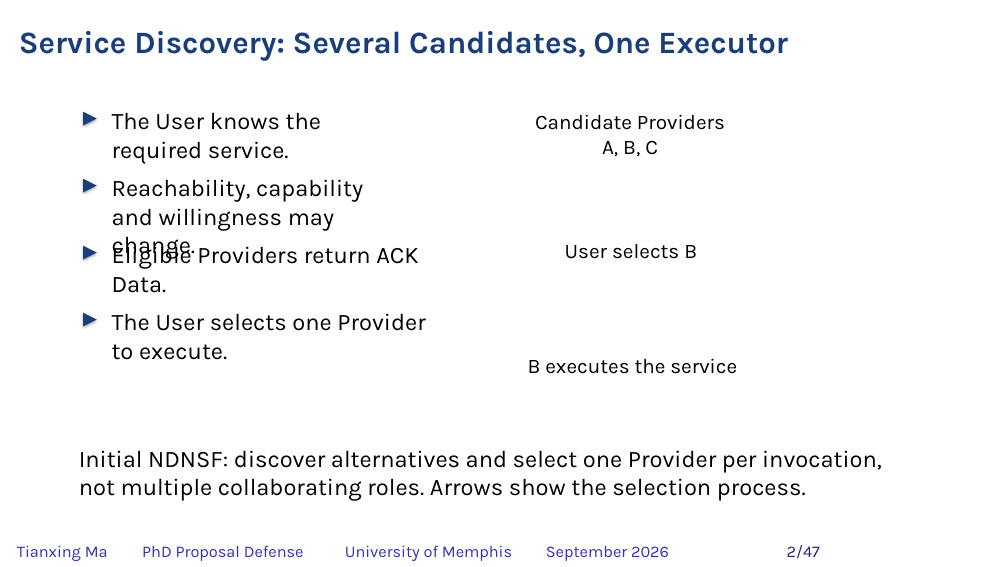
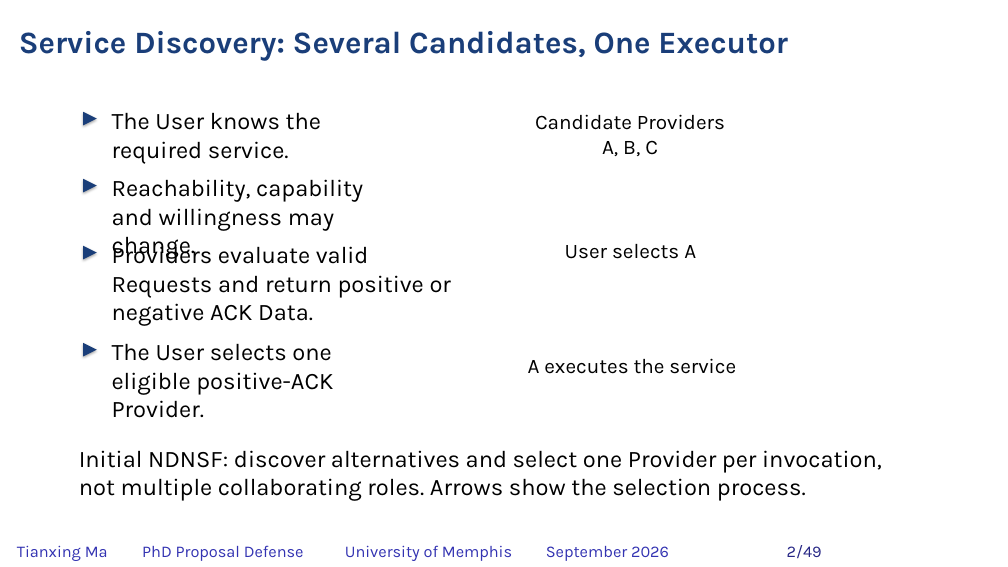
Before and after one commit to matianxing1992/NDN_Service_Framework, a slide deck: slide 2 of docs/PAPER/proposal-defense/slides/NDNSF_proposal_hybrid_editable.pptx. Drawn at 1008x567 pixels with LibreOffice and Linux fonts; fonts in the diff are those of the drawing; background and template pictures are left out. Boxes give left, top, right and bottom in pixels: in the first picture for what was removed or moved away, otherwise in the second. Text is boxed around its words. In the diff, an @@ line names an element or a change of style, - is before the commit and + after.

```diff
--- a/docs/PAPER/proposal-defense/slides/NDNSF_proposal_hybrid_editable.pptx
+++ b/docs/PAPER/proposal-defense/slides/NDNSF_proposal_hybrid_editable.pptx
@@ text at (112, 242, 452, 326): text changed @@
-Eligible Providers return ACK Data.
+Providers evaluate valid Requests and return positive or negative ACK Data.
@@ text at (565, 244, 696, 259): text changed @@
-User selects B
+User selects A
@@ triangle: place and size @@
-triangle at (83, 312, 97, 326)
+triangle at (83, 343, 97, 357)
@@ text at (112, 343, 333, 418): text changed @@
-The User selects one Provider to execute.
+The User selects one eligible positive-ACK Provider.
@@ text at (528, 358, 736, 374): text changed @@
-B executes the service
+A executes the service
@@ text at (787, 545, 822, 558): text changed @@
-2/47
+2/49
```
Also in this commit, not shown: 45 other slides changed, 2 slides added, 31 other files.
